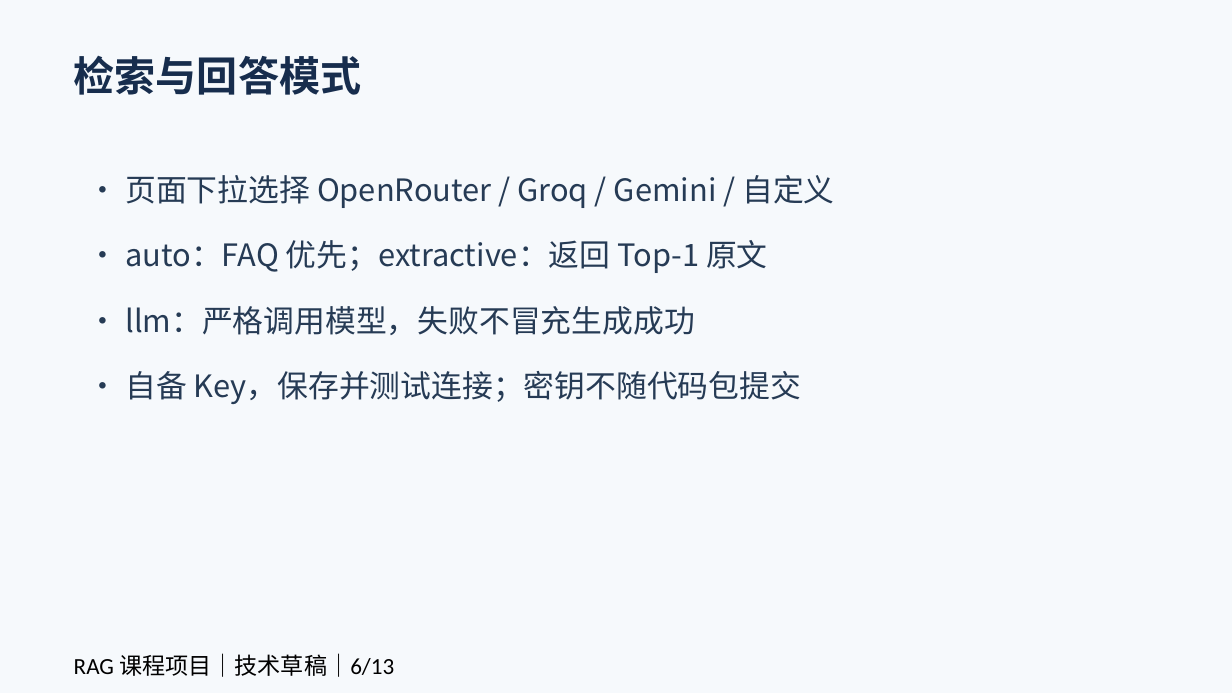
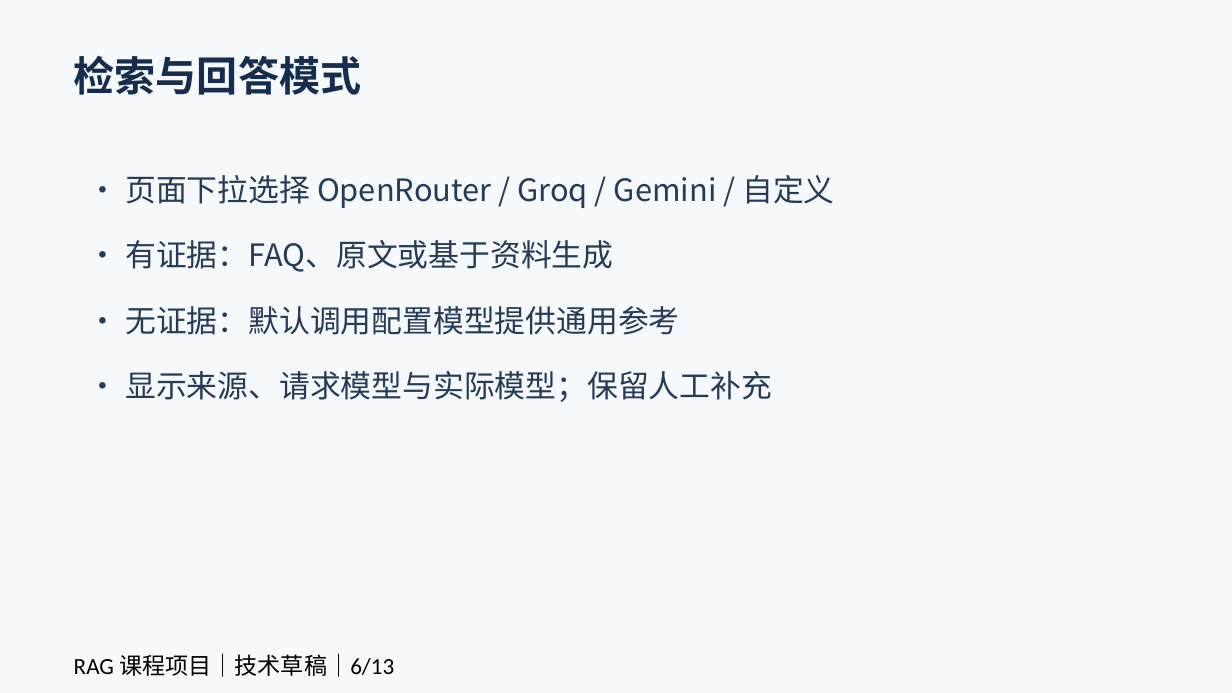
Before and after one commit to MichaelZYZ/ai-rag-product, a slide deck: slide 6 of docs/exports/课程演示_技术草稿.pptx. Drawn at 1232x693 pixels with LibreOffice and Linux fonts; fonts in the diff are those of the drawing. Boxes give left, top, right and bottom in pixels: in the first picture for what was removed or moved away, otherwise in the second. Text is boxed around its words. In the diff, an @@ line names an element or a change of style, - is before the commit and + after.

Commit message:
导入文件格式优化，不会回答的问题使用模型回答优化

```diff
--- a/docs/exports/课程演示_技术草稿.pptx
+++ b/docs/exports/课程演示_技术草稿.pptx
@@ text at (125, 240, 772, 402): text changed @@
-• auto：FAQ 优先；extractive：返回 Top-1 原文
-• llm：严格调用模型，失败不冒充生成成功
-• 自备 Key，保存并测试连接；密钥不随代码包提交
+• 有证据：FAQ、原文或基于资料生成
+• 无证据：默认调用配置模型提供通用参考
+• 显示来源、请求模型与实际模型；保留人工补充
```
Also in this commit, not shown: 1 other slide changed, 39 other files.
